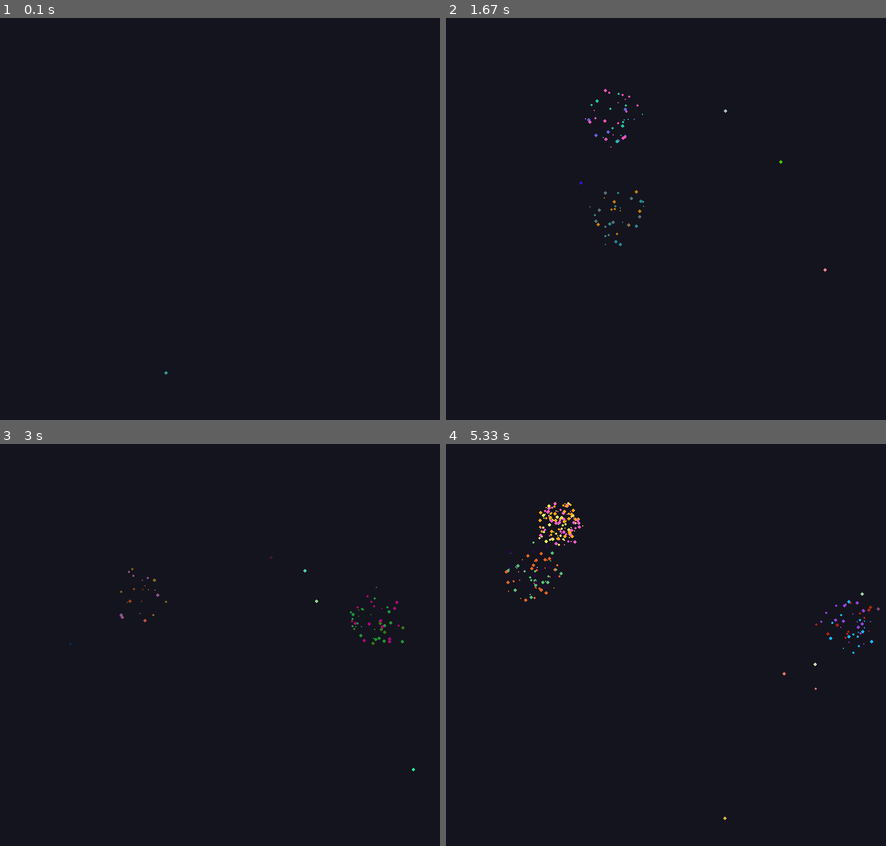
Above: before the commit, frames 1-4 (two rows, left to right).
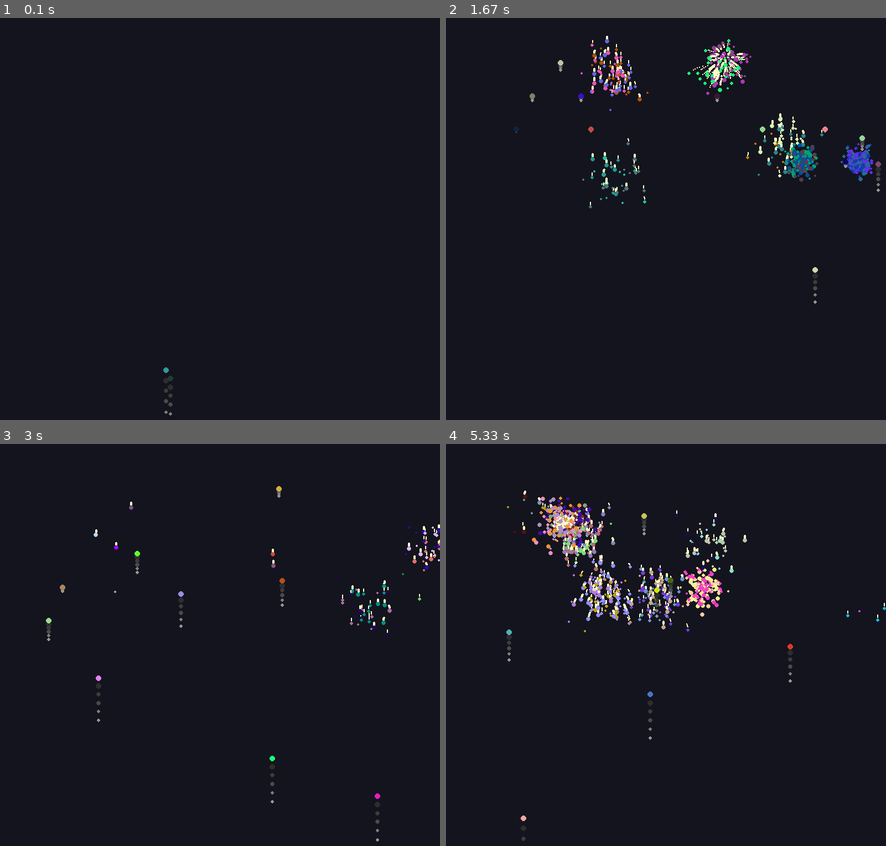
Above: after the commit, the same moments.

Repository: LytixDev/pygame_fireworks
Game: pygame game, started from fireworks.py
Same seed, same stepped clock (60 frames per second), same inputs: the game is played once before the commit and once after it.
Inputs:
- Up to frame 1 (0.1 s): no input
- Up to frame 2 (1.67 s): tap 1 at 0.33 s; tap 2 at 0.67 s
- Up to frame 3 (3 s): tap 1 at 2, 2.4, 2.7, 2.9 s
- Up to frame 4 (5.33 s): tap 1 at 3.23, 3.53, 3.73, 4.03, 4.3, 4.63, 4.93, 5.07 s

The runs differ from the first frame. In frame 1, less than 0.1% of the frame differs, in the area x 37-40%, y 86-99%; in frame 2, 2.7%; in frame 3, 1.0%; in frame 4, 3.7%, in the area x 13-100%, y 11-99%.

Commit message:
Update fireworks.py

Diff:
--- a/fireworks.py
+++ b/fireworks.py
@@ -7,23 +7,31 @@
 gravity = vector(0, 0.3)
 DISPLAY_WIDTH = DISPLAY_HEIGHT = 800
 
+trail_colours = [(45, 45, 45), (60, 60, 60), (75, 75, 75), (125, 125, 125), (150, 150, 150)]
+dynamic_offset = 1
+static_offset = 5
+
 
 class Firework:
 
     def __init__(self):
         self.colour = (randint(0, 255), randint(0, 255), randint(0, 255))
-        self.colours = ((randint(0, 255), randint(0, 255), randint(0, 255)), (randint(0, 255), randint(0, 255), randint(0, 255)), (randint(0, 255), randint(0, 255), randint(0, 255)))
-        self.firework = Particle(randint(0, DISPLAY_WIDTH), DISPLAY_HEIGHT, True, self.colour)  # Creates the firework particle
+        self.colours = (
+        (randint(0, 255), randint(0, 255), randint(0, 255)), (randint(0, 255), randint(0, 255), randint(0, 255)),
+        (randint(0, 255), randint(0, 255), randint(0, 255)))
+        self.firework = Particle(randint(0, DISPLAY_WIDTH), DISPLAY_HEIGHT, True,
+                                 self.colour)  # Creates the firework particle
         self.exploded = False
         self.particles = []
-
-        # variable constants
-        self.min_max_particles = vector(75, 200)
+        self.min_max_particles = vector(100, 225)
 
     def update(self, win):  # called every frame
         if not self.exploded:
             self.firework.apply_force(gravity)
             self.firework.move()
+            for tf in self.firework.trails:
+                tf.show(win)
+
             self.show(win)
 
             if self.firework.vel.y >= 0:
@@ -31,8 +39,10 @@
                 self.explode()
         else:
             for particle in self.particles:
-                particle.apply_force(gravity)
+                particle.apply_force(vector(gravity.x + uniform(-1, 1) / 20, gravity.y / 2 + (randint(1, 8) / 100)))
                 particle.move()
+                for t in particle.trails:
+                    t.show(win)
                 particle.show(win)
 
     def explode(self):
@@ -61,25 +71,30 @@
         self.firework = firework
         self.pos = vector(x, y)
         self.origin = vector(x, y)
-        # self.colour = colour
-        # colours = [(0, 255, 255), (0, 255, 255), (195, 255, 0)]
-
         self.radius = 20
         self.remove = False
-        self.explosion_radius = randint(8, 12)
+        self.explosion_radius = randint(5, 18)
         self.life = 0
         self.acc = vector(0, 0)
+        # trail variables
+        self.trails = []  # stores the particles trail objects
+        self.prev_posx = [-10] * 10  # stores the 10 last positions
+        self.prev_posy = [-10] * 10  # stores the 10 last positions
 
         if self.firework:
-            self.vel = vector(0, -randint(16, 19))
-            self.size = 3
+            self.vel = vector(0, -randint(17, 20))
+            self.size = 5
             self.colour = colour
+            for i in range(5):
+                self.trails.append(Trail(i, self.size, True))
         else:
             self.vel = vector(uniform(-1, 1), uniform(-1, 1))
-            self.vel.x *= randint(12, 15)
-            self.vel.y *= randint(12, 15)
-            self.size = randint(1, 3)
+            self.vel.x *= randint(7, self.explosion_radius + 2)
+            self.vel.y *= randint(7, self.explosion_radius + 2)
+            self.size = randint(2, 4)
             self.colour = choice(colour)
+            for i in range(5):
+                self.trails.append(Trail(i, self.size, False))
 
     def apply_force(self, force):
         self.acc += force
@@ -100,10 +115,13 @@
 
         self.decay()
 
+        self.trail_update()
+
         self.life += 1
 
     def show(self, win):
-        pygame.draw.circle(win, (self.colour[0], self.colour[1], self.colour[2], 0), (int(self.pos.x), int(self.pos.y)), self.size)
+        pygame.draw.circle(win, (self.colour[0], self.colour[1], self.colour[2], 0), (int(self.pos.x), int(self.pos.y)),
+                           self.size)
 
     def decay(self):  # random decay of the particles
         if 50 > self.life > 10:  # early stage their is a small chance of decay
@@ -115,17 +133,45 @@
             if ran == 0:
                 self.remove = True
 
-
-def play_sound():
-    # pygame.mixer.music.play()
-    pass
+    def trail_update(self):
+        self.prev_posx.pop()
+        self.prev_posx.insert(0, int(self.pos.x))
+        self.prev_posy.pop()
+        self.prev_posy.insert(0, int(self.pos.y))
+
+        for n, t in enumerate(self.trails):
+            if t.dynamic:
+                t.get_pos(self.prev_posx[n + dynamic_offset], self.prev_posy[n + dynamic_offset])
+            else:
+                t.get_pos(self.prev_posx[n + static_offset], self.prev_posy[n + static_offset])
+
+
+class Trail:
+
+    def __init__(self, n, size, dynamic):
+        self.pos_in_line = n
+        self.pos = vector(-10, -10)
+        self.dynamic = dynamic
+
+        if self.dynamic:
+            self.colour = trail_colours[n]
+            self.size = int(size - n / 2)
+        else:
+            self.colour = (255, 255, 200)
+            self.size = size - 2
+            if self.size < 0:
+                self.size = 0
+
+    def get_pos(self, x, y):
+        self.pos = vector(x, y)
+
+    def show(self, win):
+        pygame.draw.circle(win, self.colour, (int(self.pos.x), int(self.pos.y)), self.size)
 
 
 def update(win, fireworks):
     for fw in fireworks:
         fw.update(win)
-        if fw.exploded is True and fw.particles[0].life == 0:
-            play_sound()
         if fw.remove():
             fireworks.remove(fw)
 
@@ -133,15 +179,12 @@
 
 
 def main():
-    sound_file = 'firework_sound.mp3'
     pygame.init()
-    pygame.mixer.init()
-    pygame.mixer.music.load(sound_file)
     pygame.display.set_caption("Fireworks in Pygame")
     win = pygame.display.set_mode((DISPLAY_WIDTH, DISPLAY_HEIGHT))
     clock = pygame.time.Clock()
 
-    fireworks = [Firework() for i in range(1)]  # create the first fireworks
+    fireworks = [Firework() for i in range(2)]  # create the first fireworks
     running = True
 
     while running:
@@ -150,6 +193,12 @@
             if event.type == pygame.QUIT:
                 running = False
 
+            if event.type == pygame.KEYDOWN:  # Change game speed with number keys
+                if event.key == pygame.K_1:
+                    fireworks.append(Firework())
+                if event.key == pygame.K_2:
+                    for i in range(10):
+                        fireworks.append(Firework())
         win.fill((20, 20, 30))  # draw background
 
         if randint(0, 20) == 1:  # create new firework
@@ -157,6 +206,13 @@
 
         update(win, fireworks)
 
+        # stats for fun
+        # total_particles = 0
+        # for f in fireworks:
+        #    total_particles += len(f.particles)
+
+        # print(f"Fireworks: {len(fireworks)}\nParticles: {total_particles}\n\n")
+
     pygame.quit()
     quit()
 
